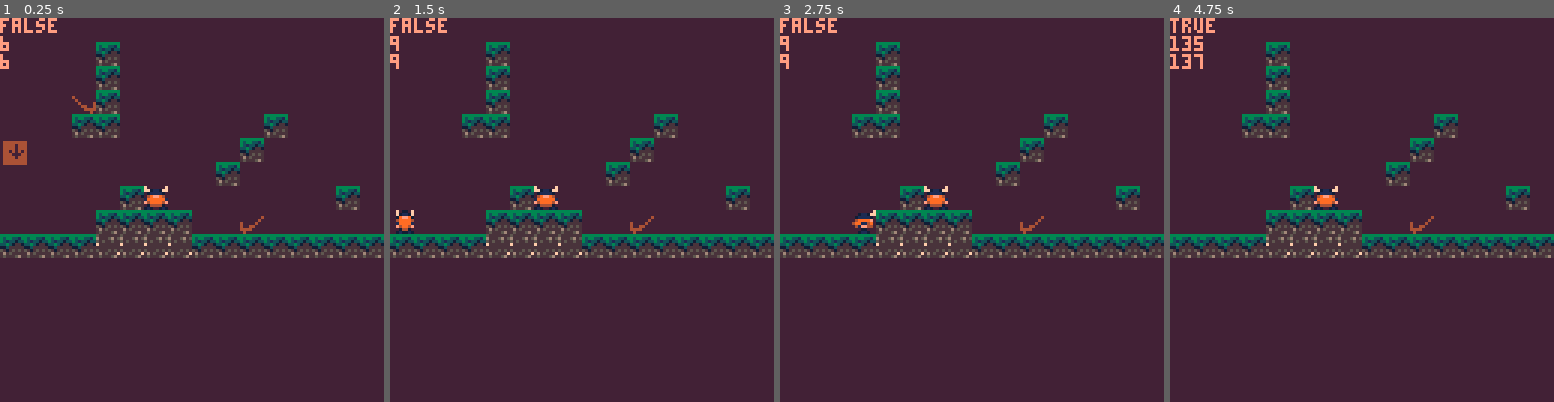
Above: before the commit, frames 1-4 (left to right).
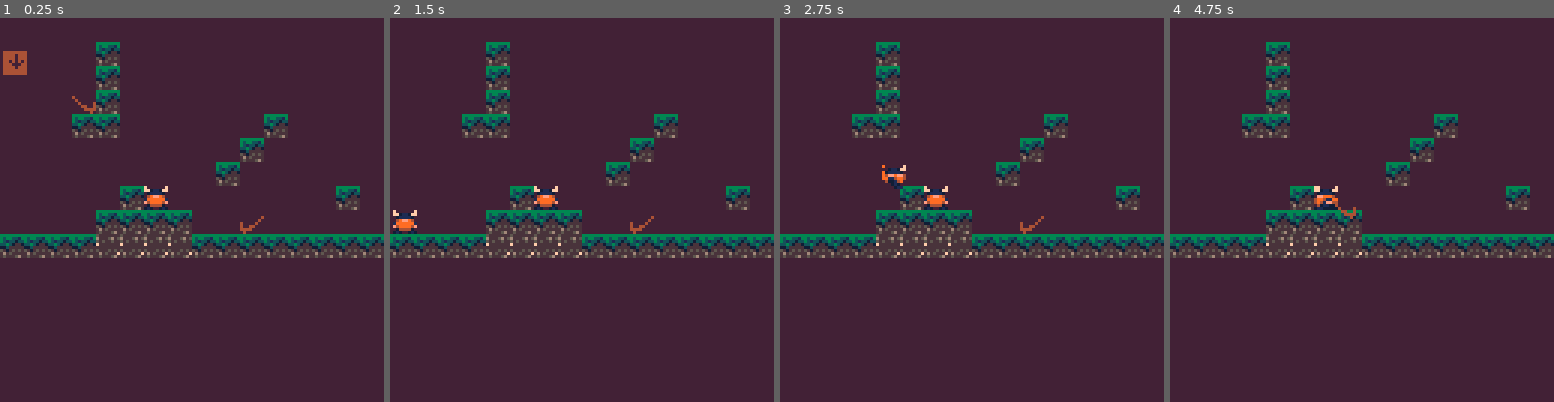
Above: after the commit, the same moments.

Repository: Zetneki/Rock-Paper-Vikings
Game: PICO-8 cartridge testgame.p8
Two runs of this game, one before a commit and one after it. Both use one fixed random seed, a clock stepped at 60 frames per second and the inputs below.
Inputs:
- Up to frame 1 (0.25 s): no input
- Up to frame 2 (1.5 s): no input
- Up to frame 3 (2.75 s): hold Right 1.6-2.1 s; hold Up 2.15-2.42 s; hold Right from 2.47 s (still down)
- Up to frame 4 (4.75 s): release Right at 3.03 s; hold Left 3.08-3.58 s; hold Down 3.63-3.97 s; hold Right 4.02-4.68 s; hold Up from 4.73 s (still down)

The runs differ from the first frame. In frame 1, 1.0% of the frame differs, in the area x 0-15%, y 0-39%; in frame 2, 0.6%; in frame 3, 0.9%; in frame 4, 0.9%.

Commit message:
merge fix

Diff:
--- a/main.lua
+++ b/main.lua
@@ -64,9 +64,6 @@
 
 	current_palette = palettes.base
 
-	extra_x = 0
-	extra_y = 0
-
 
 end
 
@@ -76,11 +73,6 @@
 		player_animate(player.spr_set)
 		update_enemies()
 	end
-	move()
-	player_animate(player.spr_set)
-
-	extra_x = max(0, ceil(abs(player.dx)) - 1)
-	extra_y = max(0, ceil(abs(player.dy)) - 1)
 
 end
 
@@ -101,12 +93,4 @@
 
 	end
 
-
-	print(player.slamming)
-
-	print(flr((player.y+player.h)/8))
-	--print(player.dy-1)
-	print(flr((player.y+player.h+extra_y)/8))
-	--print(extra_y)
-
 end
